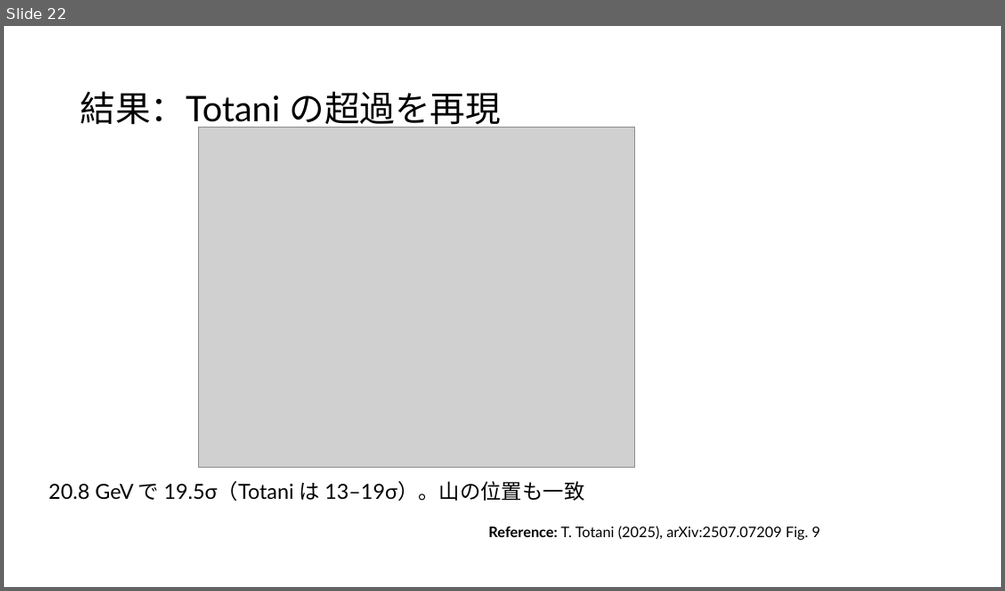
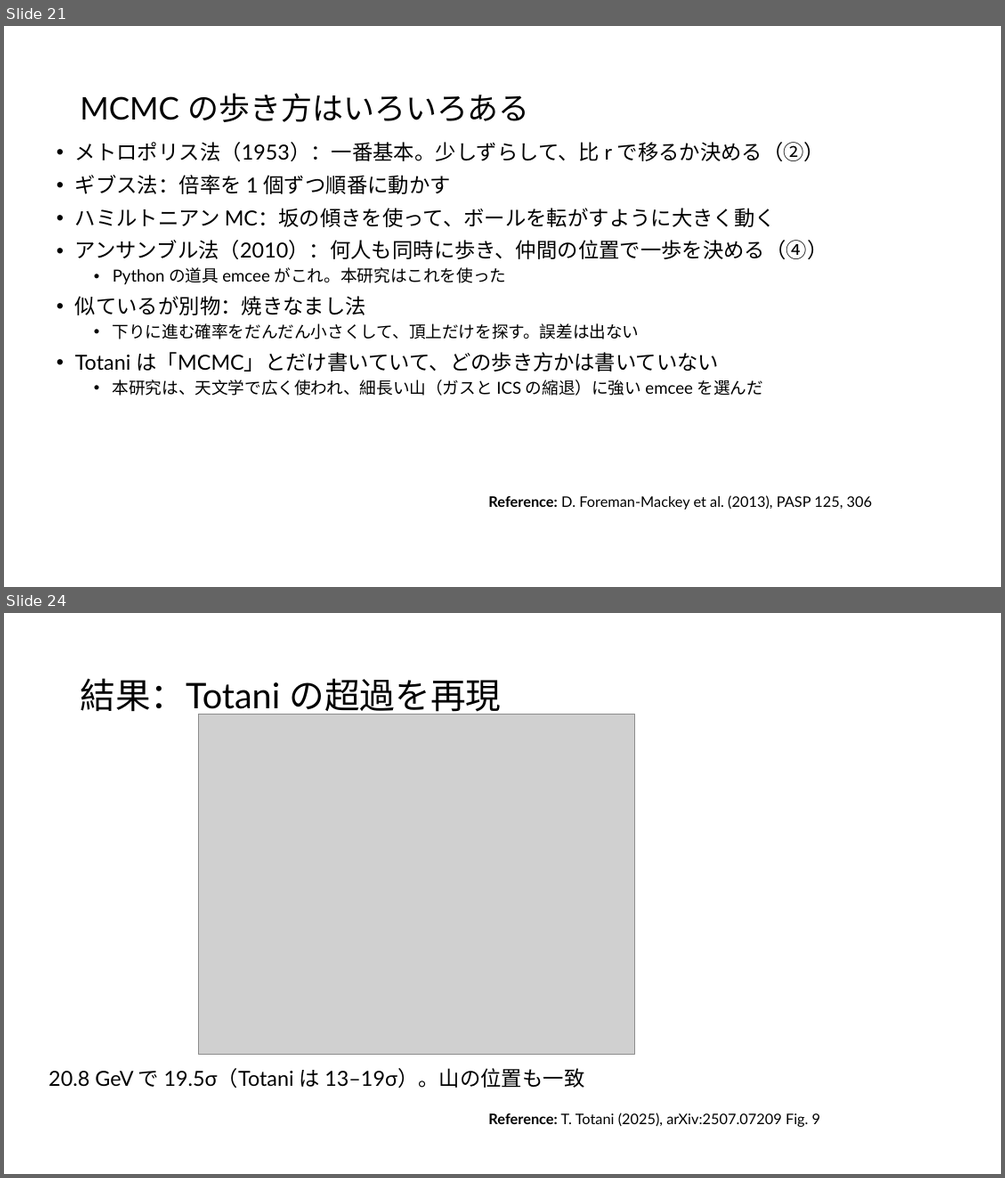
Before and after one commit to Mikann20041029/darkmatter-slides, a slide deck: slides/2026-10-02_研究進捗報告_claude.pptx. Shown one above the other, each under a label of ours: slide 22 before the commit, slides 21 and 24 after it; the slides between them are not shown. The pictures are 1005x591 and 1005x1178 pixels, drawn with LibreOffice and Linux fonts; fonts in the diff are those of the drawing; grey boxes stand for pictures. Boxes give left, top, right and bottom in pixels: in the first picture for what was removed or moved away, otherwise in the second. Text is boxed around its words. In the diff, an @@ line names an element or a change of style, - is before the commit and + after.

```diff
--- a/slides/2026-10-02_研究進捗報告_claude.pptx
+++ b/slides/2026-10-02_研究進捗報告_claude.pptx
@@ slide 21 added at <box>4,26,1001,587</box>, background #FFFFFF @@
@@ title added at <box>80,93,530,122</box>, 30 pt, text #000000 @@
+MCMC の歩き方はいろいろある
@@ text added at <box>75,142,828,395</box>, 20 pt, text #000000 @@
+• メトロポリス法（1953）：一番基本。少しずらして、比 r で移るか決める（②）
+• ギブス法：倍率を 1 個ずつ順番に動かす
+• ハミルトニアン MC：坂の傾きを使って、ボールを転がすように大きく動く
+• アンサンブル法（2010）：何人も同時に歩き、仲間の位置で一歩を決める（④）
+  • Python の道具 emcee がこれ。本研究はこれを使った
+• 似ているが別物：焼きなまし法
+  • 下りに進む確率をだんだん小さくして、頂上だけを探す。誤差は出ない
+• Totani は「MCMC」とだけ書いていて、どの歩き方かは書いていない
+  • 本研究は、天文学で広く使われ、細長い山（ガスと ICS の縮退）に強い emcee を選んだ
@@ text added at <box>488,495,872,509</box>, 14 pt, text #000000 @@
+Reference: D. Foreman-Mackey et al. (2013), PASP 125, 306
@@ what was slide 22 is now slide 24 @@
```
Also in this commit, not shown: 7 slides changed, 1 other slide added, 1 slide removed, 1 other file.
